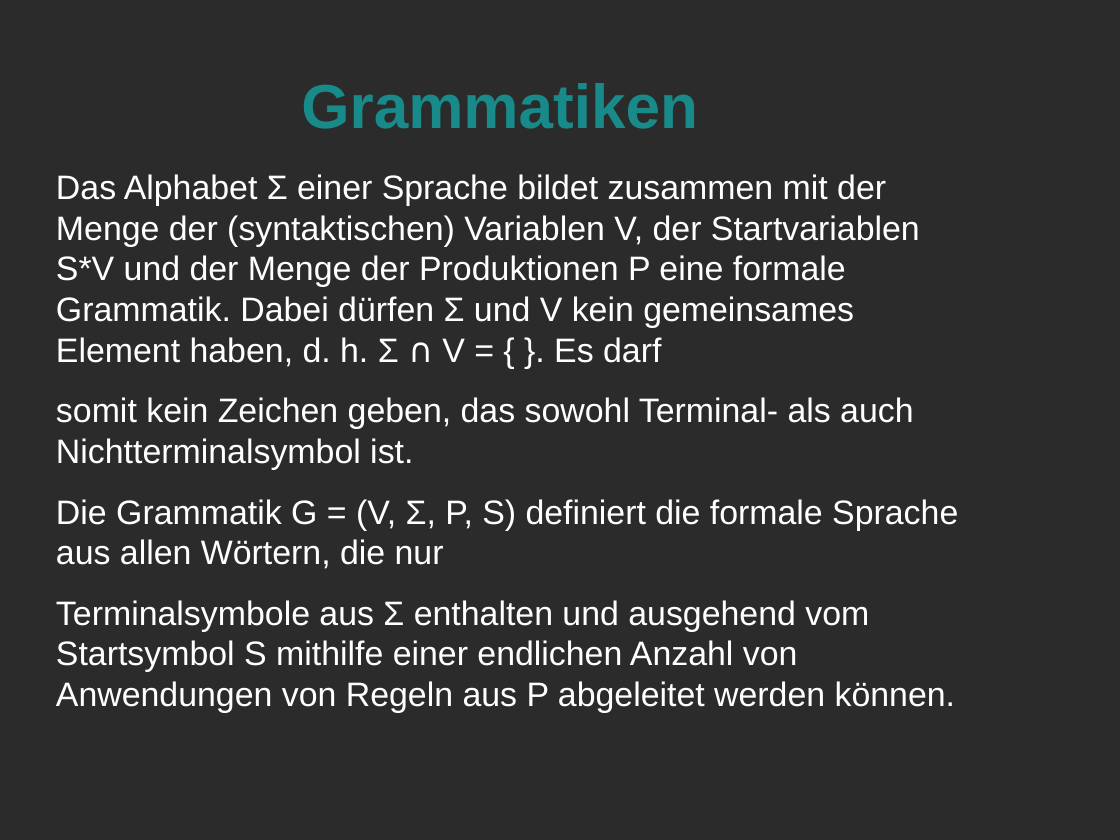
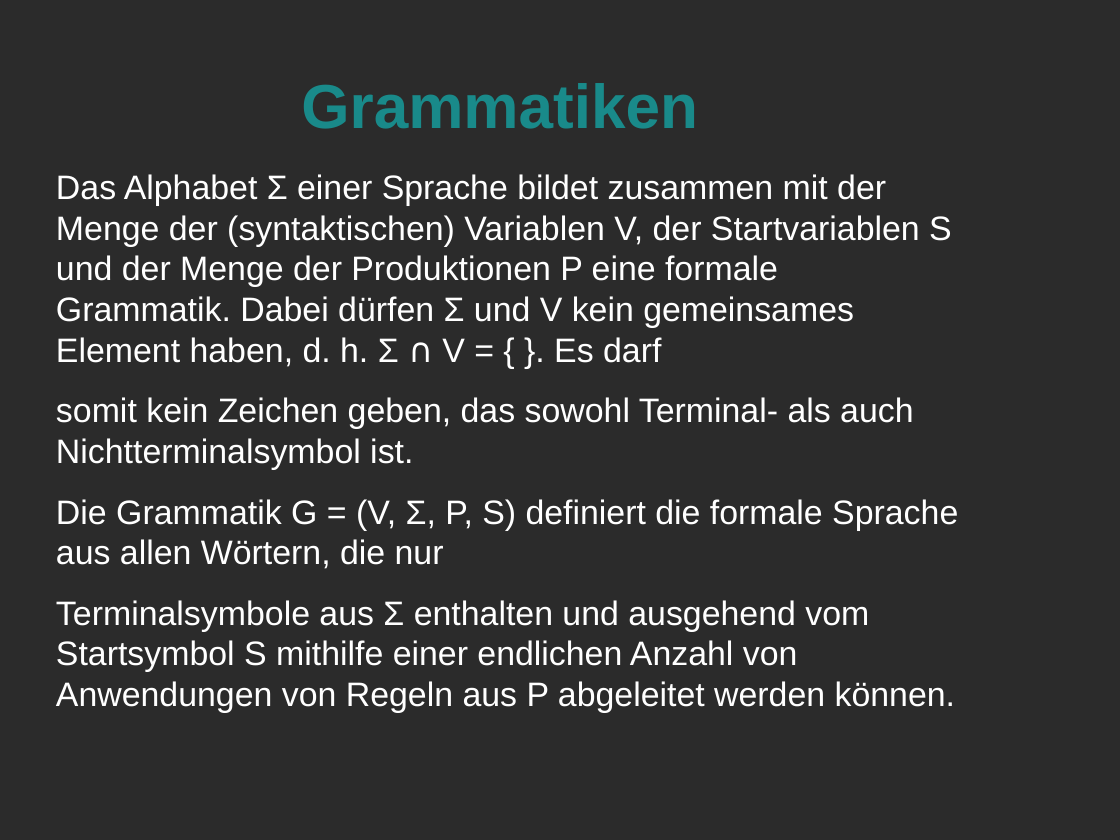
Before and after one commit to LorenzMueller/SS19, a slide deck: slide 8 of Info Didaktik/Präsentation/Präsentation.odp. Drawn at 1120x840 pixels with LibreOffice and Linux fonts; fonts in the diff are those of the drawing; background and template pictures are left out; a plain dark background stands for a picture behind light text. Boxes give left, top, right and bottom in pixels: in the first picture for what was removed or moved away, otherwise in the second. Text is boxed around its words. In the diff, an @@ line names an element or a change of style, - is before the commit and + after.

```diff
--- a/Info Didaktik/Präsentation/Präsentation.odp
+++ b/Info Didaktik/Präsentation/Präsentation.odp
@@ text at [56, 174, 952, 367]: text changed @@
-Das Alphabet Σ einer Sprache bildet zusammen mit der Menge der (syntaktischen) Variablen V, der Startvariablen S*V und der Menge der Produktionen P eine formale Grammatik. Dabei dürfen Σ und V kein gemeinsames Element haben, d. h. Σ ∩ V = { }. Es darf
+Das Alphabet Σ einer Sprache bildet zusammen mit der Menge der (syntaktischen) Variablen V, der Startvariablen S und der Menge der Produktionen P eine formale Grammatik. Dabei dürfen Σ und V kein gemeinsames Element haben, d. h. Σ ∩ V = { }. Es darf
```
Also in this commit, not shown: 36 other files.
